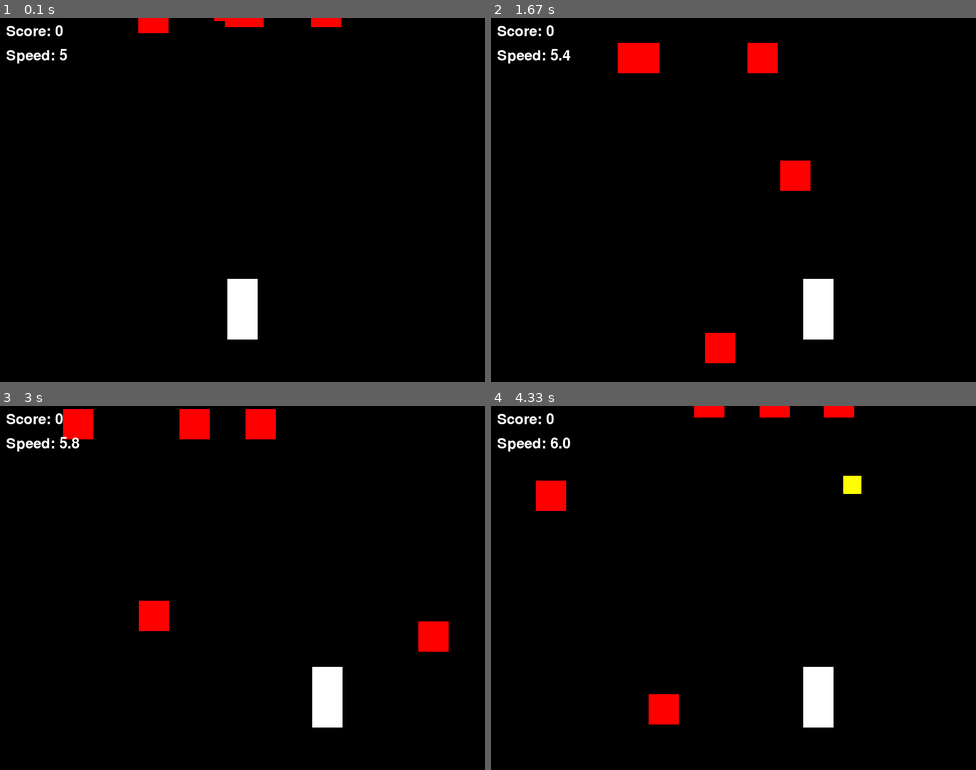
Above: before the commit, frames 1-4 (two rows, left to right).
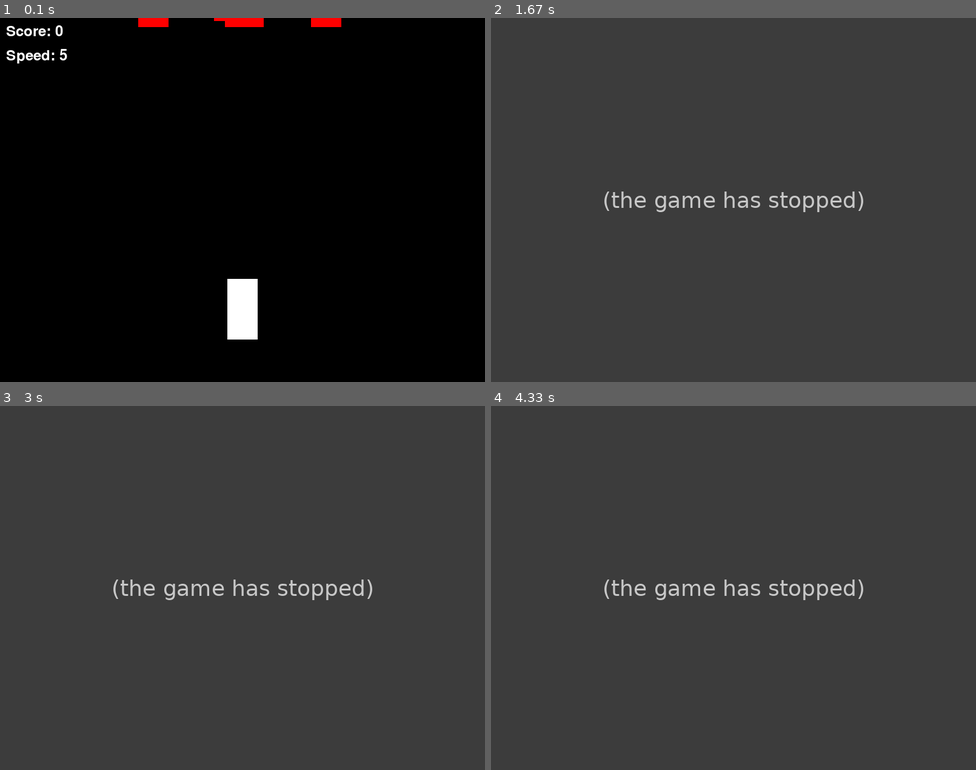
Above: after the commit, the same moments.

Repository: BoBon7/Pygame_code_wars
Game: pygame game, started from main.py
The game is run twice, just before and just after one commit, with the same random seed, the same clock (stepped at 60 frames per second) and the same inputs.
Inputs:
- Up to frame 1 (0.1 s): no input
- Up to frame 2 (1.67 s): hold D 0.33-0.8 s
- Up to frame 3 (3 s): no input
- Up to frame 4 (4.33 s): no input

The runs differ from the first frame. In frame 1, 0.1% of the frame differs, in the area x 28-35%, y 2-5%; in frame 2, 100%, in the area x 0-100%, y 0-100%; in frame 3, 100%; in frame 4, 100%.
After the commit the program exited at 0.93 s; later frames show no game.

Commit message:
проверка на столкновение с препятствиями и работу бонуса неуязвимость

Diff:
--- a/main.py
+++ b/main.py
@@ -31,6 +31,7 @@
         self.invincible = False
         self.invincible_timer = 0
         self.slowdown_timer = 0
+        self.slowdown_timer = 0
 
     def update(self):
         keys = pygame.key.get_pressed()
@@ -69,6 +70,11 @@
                 self.invincible = False  # Неуязвимость закончилась
 
     def draw(self, screen):
+        # Если неуязвимость активна, цвет машины меняется на зелёный
+        if self.invincible:
+            self.image.fill((0, 255, 0))  # Зелёный цвет при неуязвимости
+        else:
+            self.image.fill(WHITE)  # Стандартный цвет
         screen.blit(self.image, self.rect)
 
 
@@ -102,7 +108,7 @@
         self.image.fill(RED)
         self.rect = self.image.get_rect(center=(random.randint(50, WIDTH - 50), -50))
         self.base_speed = 3
-        self.speed = random.randint(self.base_speed, int(self.base_speed * 1.8))
+        self.speed = round(random.uniform(self.base_speed, self.base_speed * 1.5), 1)
 
     def update(self):
         self.rect.y += self.speed
@@ -117,7 +123,6 @@
     if timer % 300 == 0:  # Каждые 5 секунд увеличивается сложность
         for obstacle in obstacles:
             obstacle.base_speed += 0.5  # Увеличение скорости препятствий
-            print(obstacle.speed)
         player.speed += 0.1  # Увеличение скорости машины
 
 
@@ -128,7 +133,13 @@
     screen.blit(score_text, (10, 10))
     screen.blit(speed_text, (10, 50))
 
-    # Отображение бонусов
+
+def check_collisions(player, obstacles):
+    if not player.invincible:  # Если нет неуязвимости
+        for obstacle in obstacles:
+            if player.rect.colliderect(obstacle.rect):
+                return True  # Столкновение произошло
+    return False
 
 
 def check_bonus_collision(player, bonuses, obstacles):
@@ -193,6 +204,11 @@
     # Проверка столкновений с бонусами
     check_bonus_collision(player, bonuses, obstacles)
 
+    # Проверка столкновений с препятствиями
+    if check_collisions(player, obstacles):
+        print("Игра окончена!")  # Здесь можно добавить логику окончания игры
+        running = False
+
     # Рендеринг объектов
     screen.fill(BLACK)
     player.draw(screen)
